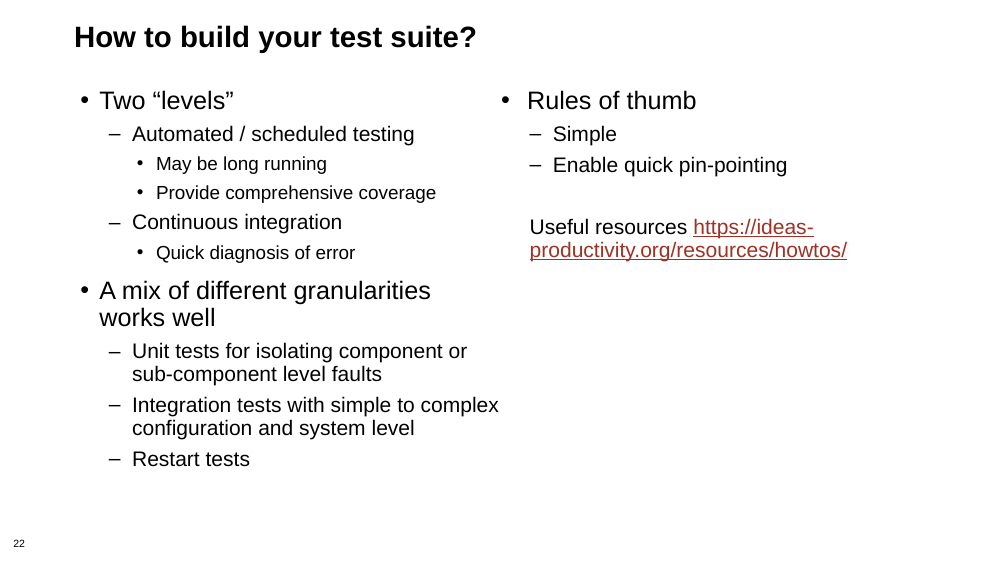
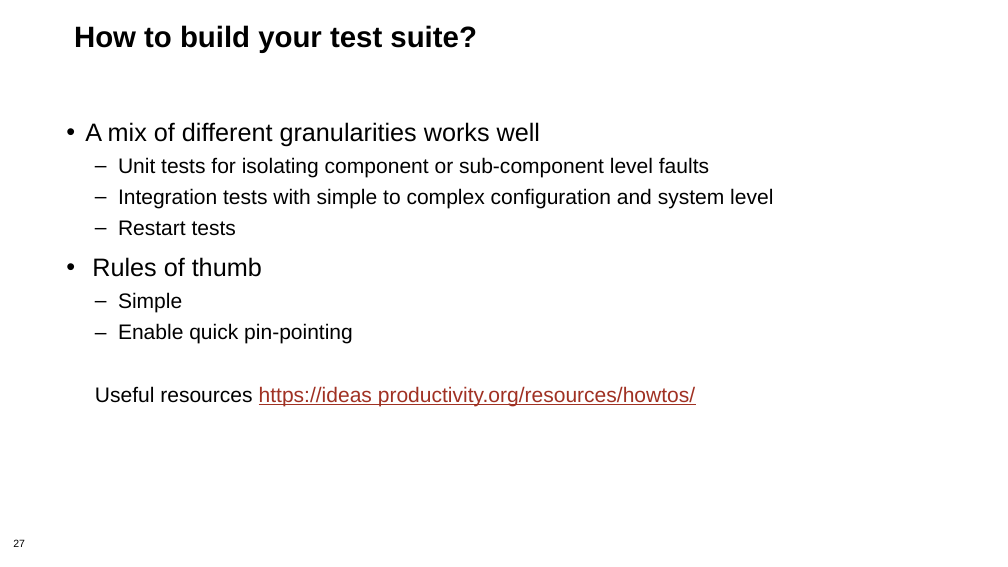
Before and after one commit to bssw-tutorial/presentations, a slide deck: slide 27 of testing-a.pptx (slide 22 before the commit). Drawn at 1008x567 pixels with LibreOffice and Linux fonts; fonts in the diff are those of the drawing; background and template pictures are left out. Boxes give left, top, right and bottom in pixels: in the first picture for what was removed or moved away, otherwise in the second. Text is boxed around its words. In the diff, an @@ line names an element or a change of style, - is before the commit and + after.

```diff
--- a/testing-a.pptx
+++ b/testing-a.pptx
@@ text "A mix of different granularities ...": place and size @@
-text "A mix of different granularities ..." at (99, 90, 847, 467)
+text "A mix of different granularities ..." at (85, 122, 773, 406)
@@ text "A mix of different granularities ..." at (85, 122, 773, 406): columns 2 to 1 @@
@@ text at (99, 90, 437, 263): paragraphs removed @@
-• Two “levels”
-  – Automated / scheduled testing
-    • May be long running
-    • Provide comprehensive coverage
-  – Continuous integration
-    • Quick diagnosis of error
@@ text at (95, 386, 695, 406): text changed @@
-  Useful resources https://ideas-productivity.org/resources/howtos/
+  Useful resources https://ideas productivity.org/resources/howtos/
@@ page number at (13, 539, 25, 547): text changed @@
-22
+27
```
Also in this commit, not shown: 5 other slides changed, 5 slides added, 1 other file.
